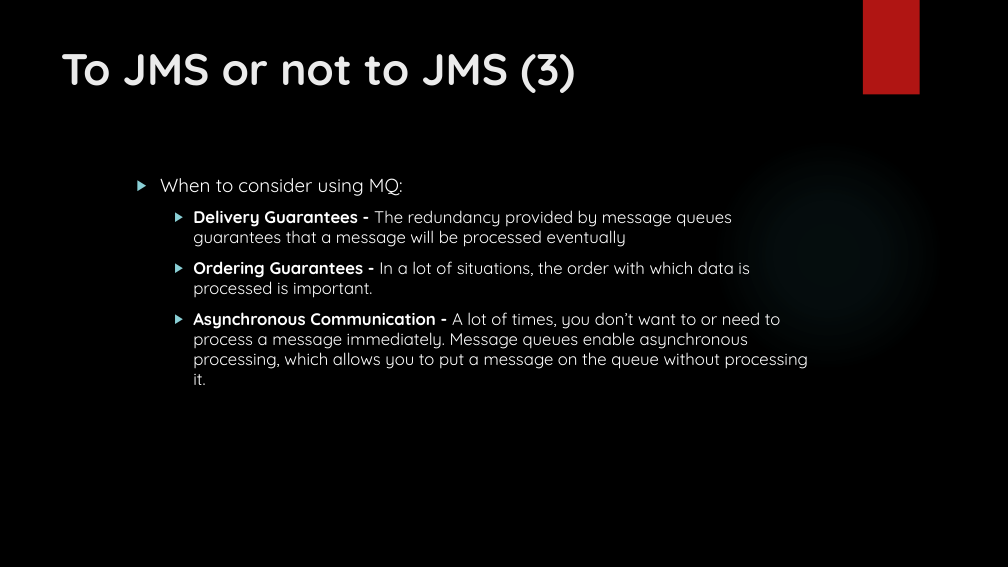
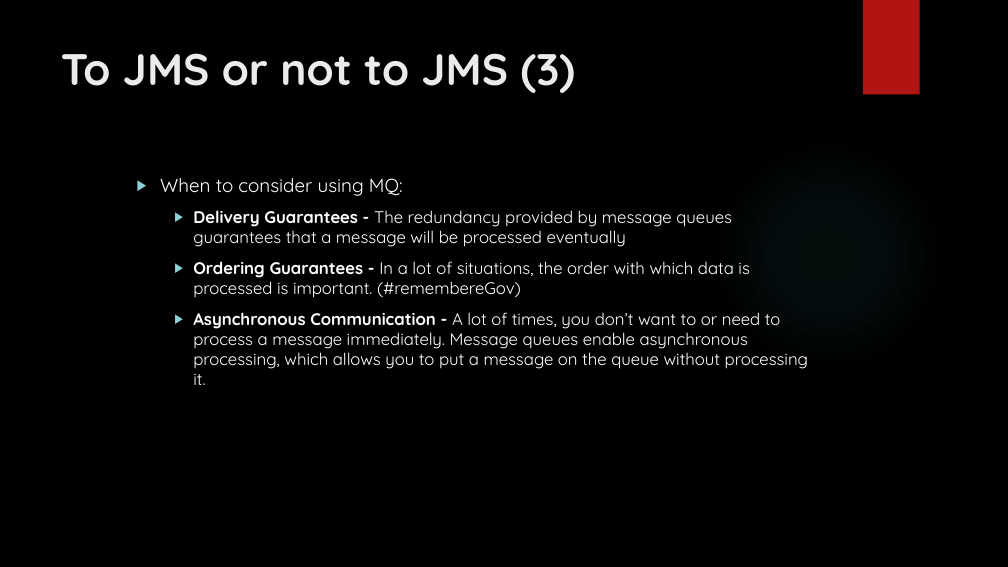
Before and after one commit to ivorusev/jms-tutorial-resources, a slide deck: slide 17 of jms-basics-day-one.pptx (slide 12 before the commit). Drawn at 1008x567 pixels with LibreOffice and Linux fonts; fonts in the diff are those of the drawing; background and template pictures are left out. Boxes give left, top, right and bottom in pixels: in the first picture for what was removed or moved away, otherwise in the second. Text is boxed around its words. In the diff, an @@ line names an element or a change of style, - is before the commit and + after.

```diff
--- a/jms-basics-day-one.pptx
+++ b/jms-basics-day-one.pptx
@@ text at (x1=193, y1=261, x2=749, y2=298): text changed @@
-    ▶ Ordering Guarantees - In a lot of situations, the order with which data is processed is important.
+    ▶ Ordering Guarantees - In a lot of situations, the order with which data is processed is important. (#remembereGov)
```
Also in this commit, not shown: 11 other slides changed, 7 slides added, 1 slide removed, 2 other files.
